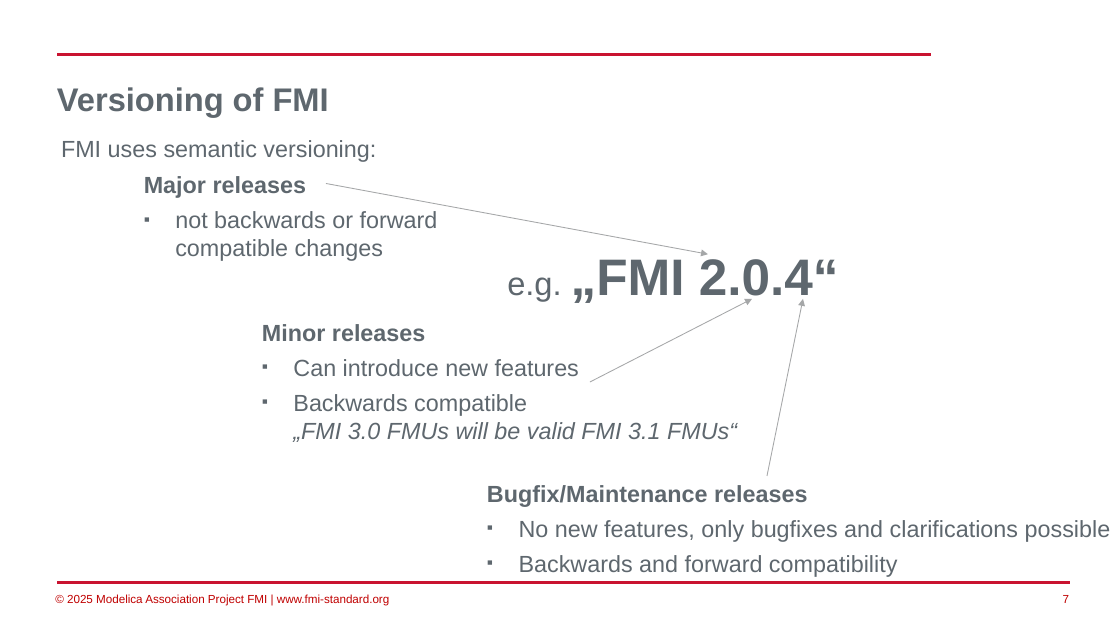
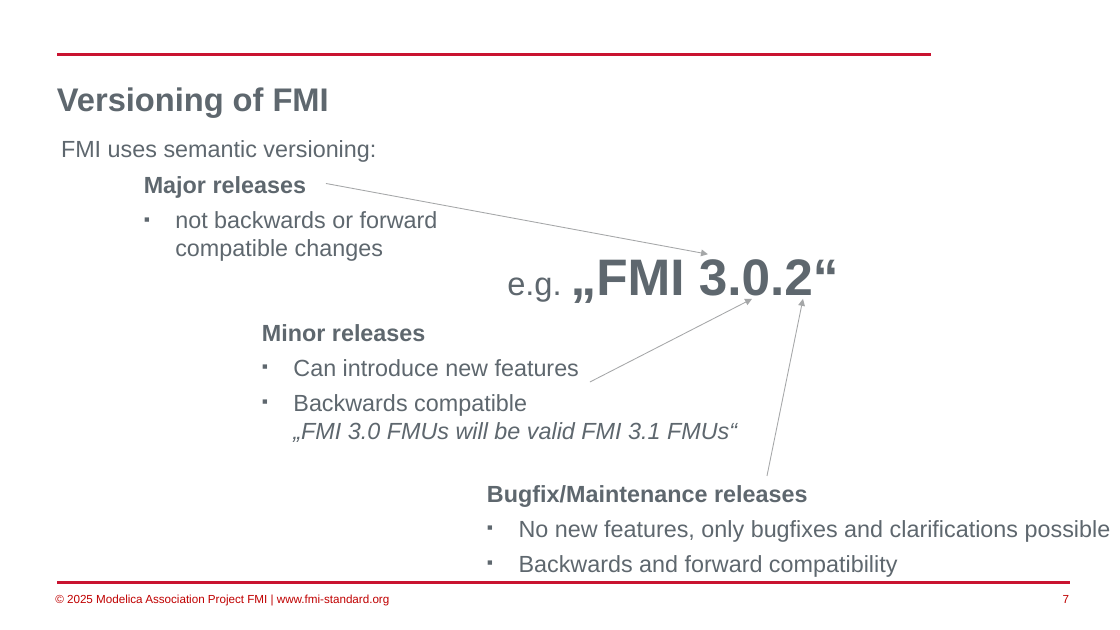
Before and after one commit to modelica/fmi-beginners-tutorial-2025, a slide deck: slide 7 of part1/Introduction-to-FMI.pptx. Drawn at 1120x630 pixels with LibreOffice and Linux fonts; fonts in the diff are those of the drawing; background and template pictures are left out. Boxes give left, top, right and bottom in pixels: in the first picture for what was removed or moved away, otherwise in the second. Text is boxed around its words. In the diff, an @@ line names an element or a change of style, - is before the commit and + after.

```diff
--- a/part1/Introduction-to-FMI.pptx
+++ b/part1/Introduction-to-FMI.pptx
@@ text at [507,254,839,305]: text changed @@
-e.g. „FMI 2.0.4“
+e.g. „FMI 3.0.2“
```
Also in this commit, not shown: 4 other slides changed, 3 other files.
